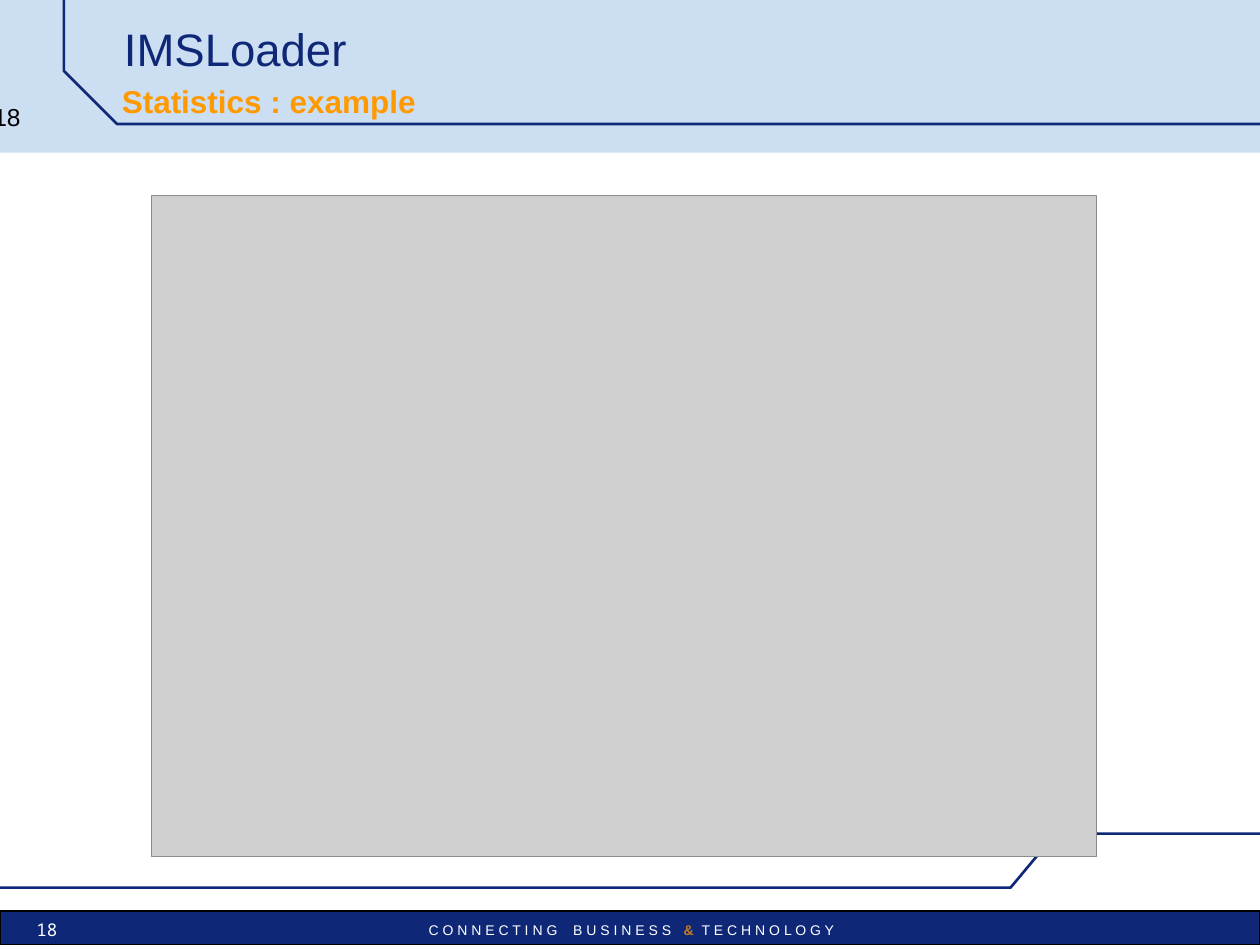
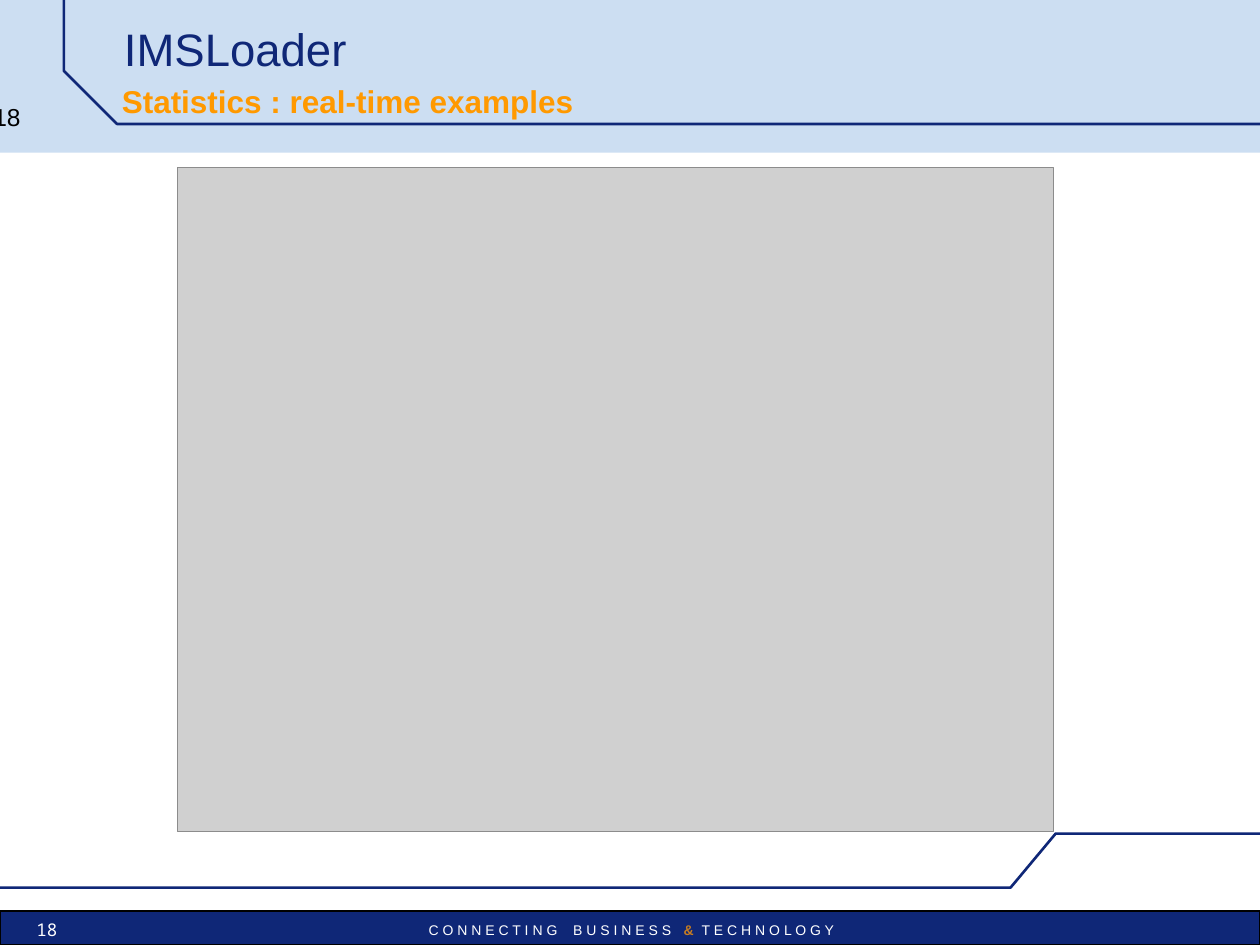
Before and after one commit to vu3mmg/mts-project, a slide deck: slide 18 of trunk/mts/src/main/doc/IMSLoader-Pres-technical.ppt. Drawn at 1260x945 pixels with LibreOffice and Linux fonts; fonts in the diff are those of the drawing; grey boxes stand for pictures; background and template pictures are left out. Boxes give left, top, right and bottom in pixels: in the first picture for what was removed or moved away, otherwise in the second. Text is boxed around its words. In the diff, an @@ line names an element or a change of style, - is before the commit and + after.

```diff
--- a/trunk/mts/src/main/doc/IMSLoader-Pres-technical.ppt
+++ b/trunk/mts/src/main/doc/IMSLoader-Pres-technical.ppt
@@ text at <box>122,90,574,119</box>: text changed @@
-Statistics : example
+Statistics : real-time examples
@@ picture: place and size @@
-picture at <box>151,195,1096,857</box>
+picture at <box>178,168,1053,832</box>
```
Also in this commit, not shown: 3 other slides changed, 1 slide added.
